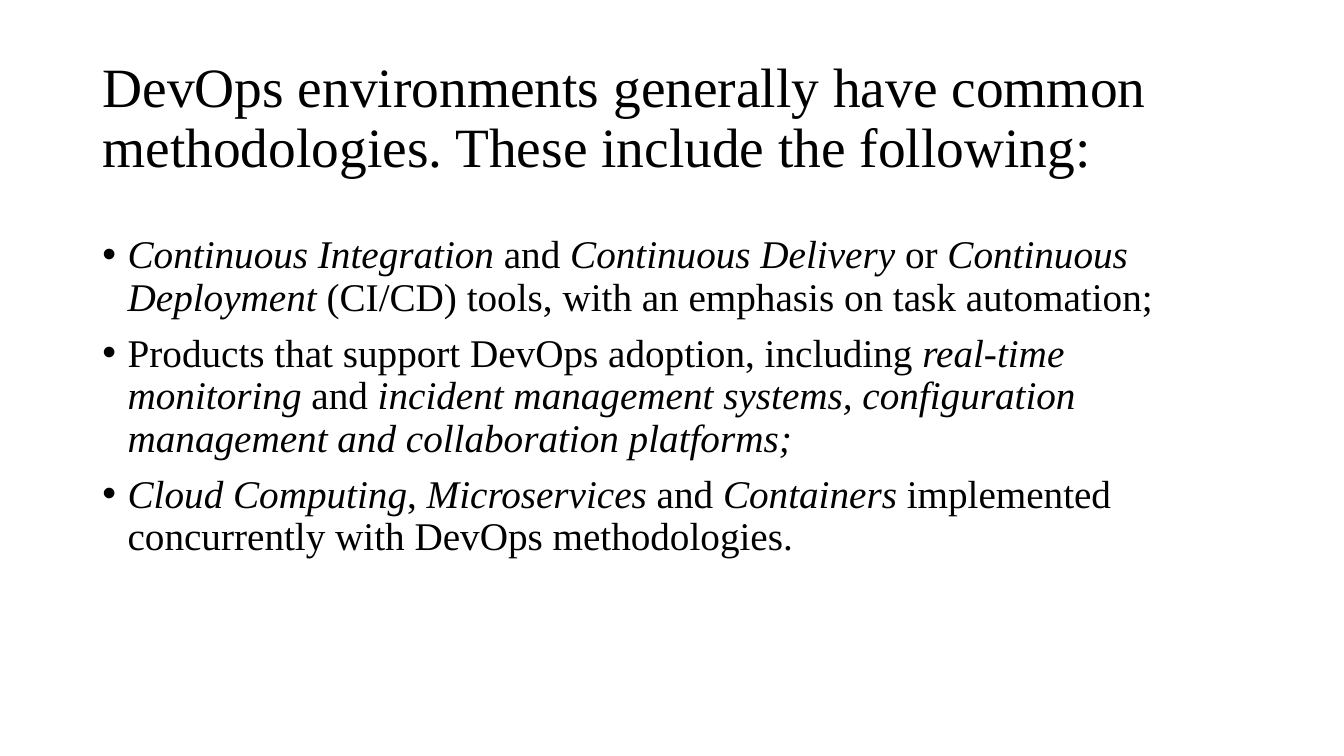
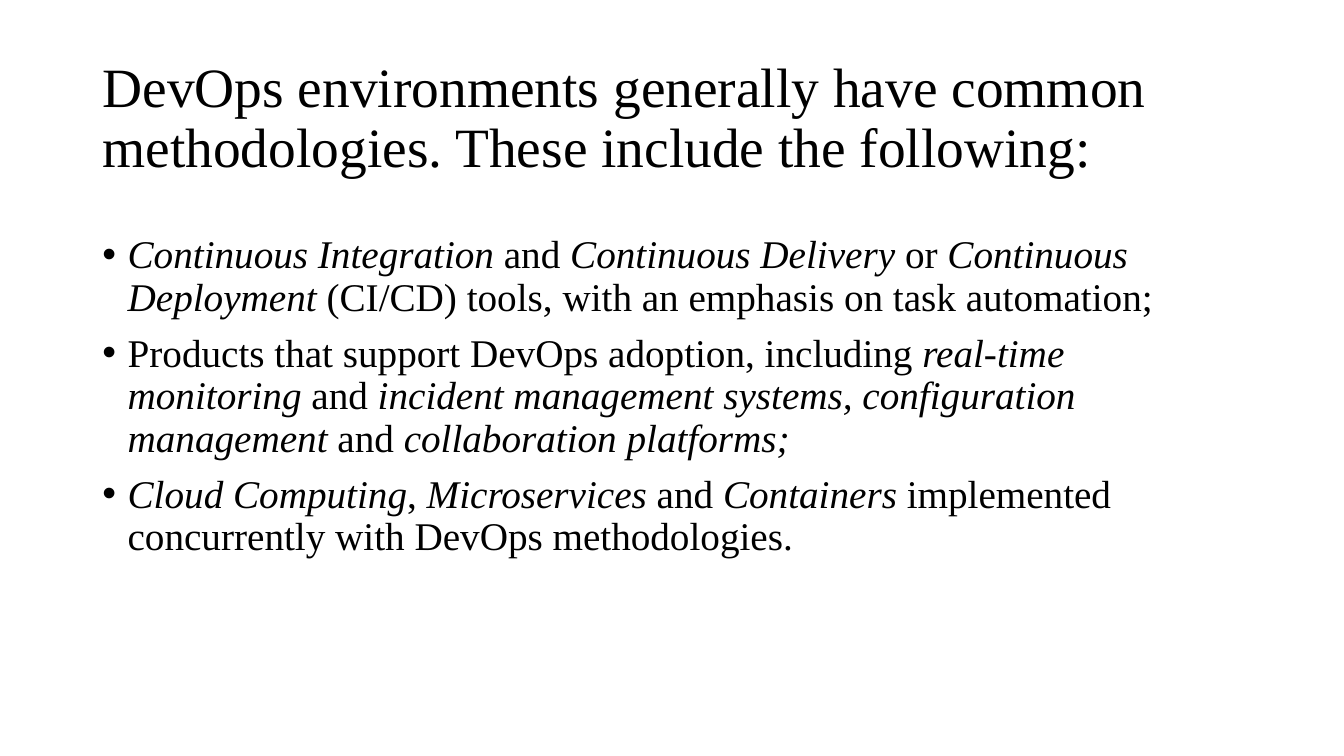
Before and after one commit to TechieeRishi/SEISAII-DevOps, a slide deck: slide 4 of Software Engineering ISA II DevOps - S19-412^0S19-205.pptx. Drawn at 1344x756 pixels with LibreOffice and Linux fonts; fonts in the diff are those of the drawing. Boxes give left, top, right and bottom in pixels: in the first picture for what was removed or moved away, otherwise in the second. Text is boxed around its words. In the diff, an @@ line names an element or a change of style, - is before the commit and + after.

```diff
--- a/Software Engineering ISA II DevOps - S19-412^0S19-205.pptx
+++ b/Software Engineering ISA II DevOps - S19-412^0S19-205.pptx
@@ text at (128,339,1075,459): italic off in "and" @@
```
Also in this commit, not shown: 1 other slide changed.
